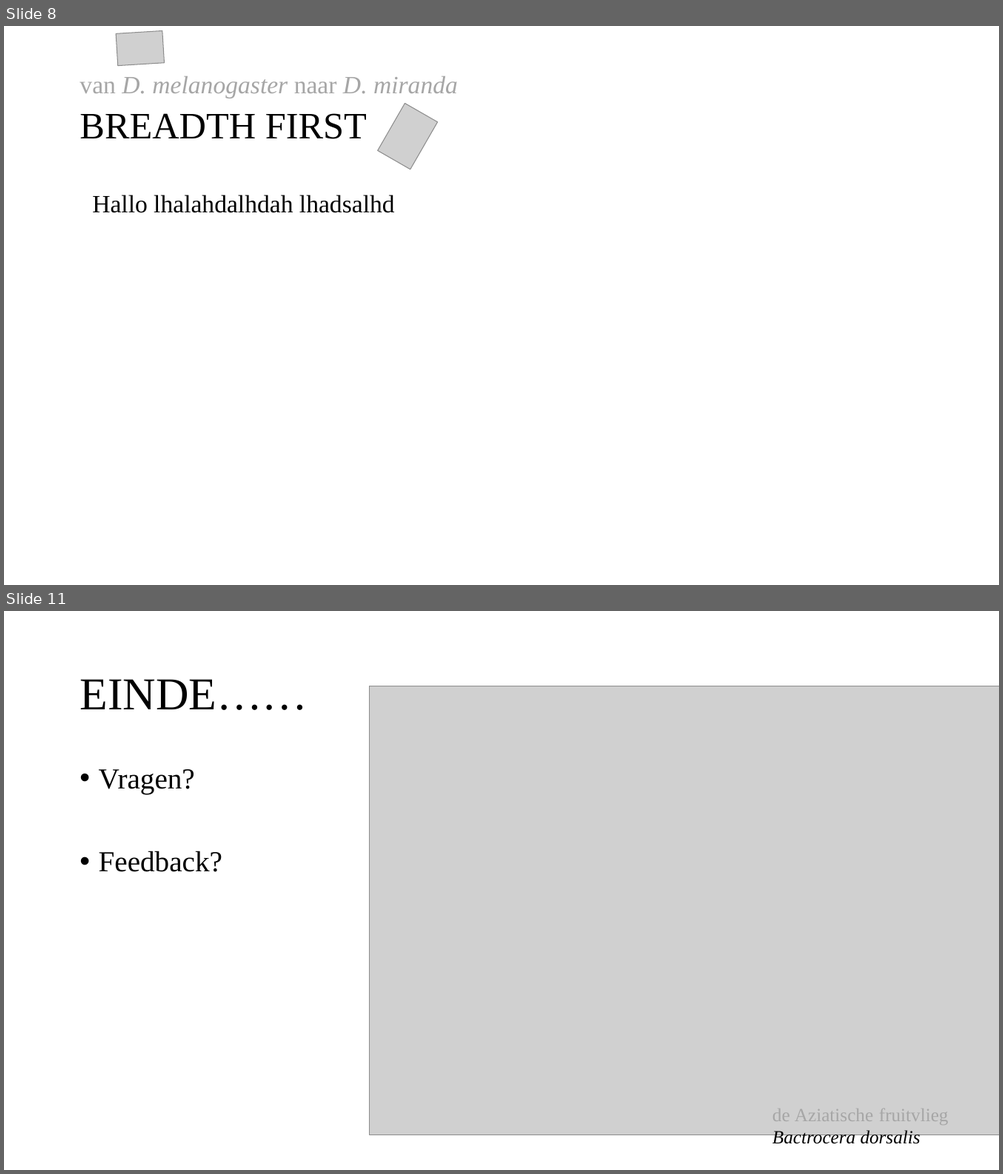
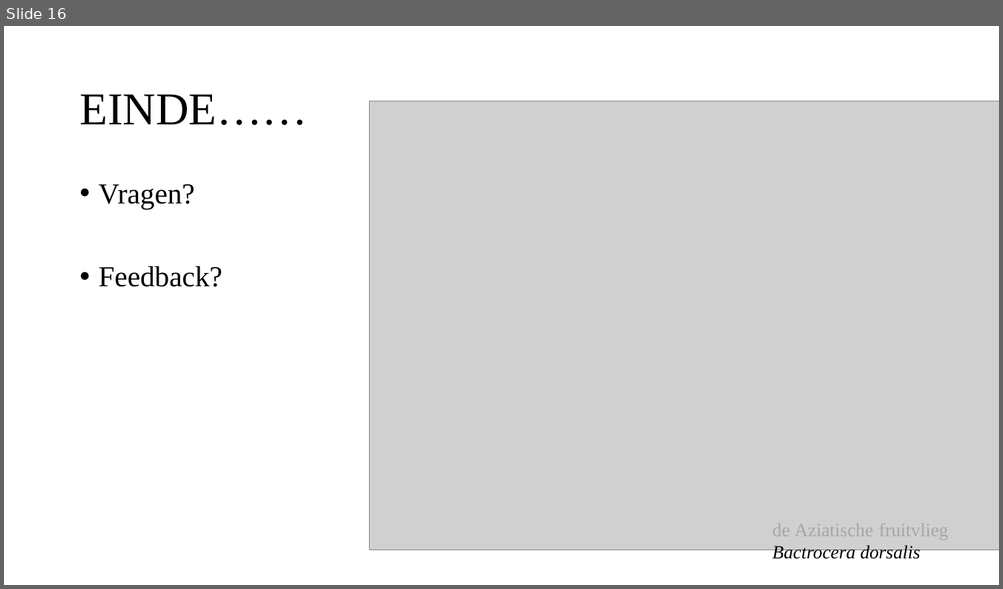
Before and after one commit to Leanderrr/fruitvliegen, a slide deck: verslaglegging en presentaties/Powerpont 1.pptx. Shown one above the other, each under a label of ours: slides 8 and 11 before the commit, slide 16 after it; the slides between them are not shown. The pictures are 1003x1174 and 1003x589 pixels, drawn with LibreOffice and Linux fonts; fonts in the diff are those of the drawing; grey boxes stand for pictures. Boxes give left, top, right and bottom in pixels: in the first picture for what was removed or moved away, otherwise in the second. Text is boxed around its words. In the diff, an @@ line names an element or a change of style, - is before the commit and + after.

```diff
--- a/verslaglegging en presentaties/Powerpont 1.pptx
+++ b/verslaglegging en presentaties/Powerpont 1.pptx
@@ slide 8 removed at [4, 26, 999, 585], background #FFFFFF @@
@@ picture removed at [116, 30, 164, 65] @@
@@ text removed at [79, 76, 458, 139] @@
-van D. melanogaster naar D. miranda
-BREADTH FIRST
@@ picture removed at [377, 104, 438, 170] @@
@@ text removed at [92, 195, 395, 213] @@
-Hallo lhalahdalhdah lhadsalhd
@@ what was slide 11 is now slide 16 @@
```
Also in this commit, not shown: 1 slide changed, 8 slides added, 2 other slides removed.
